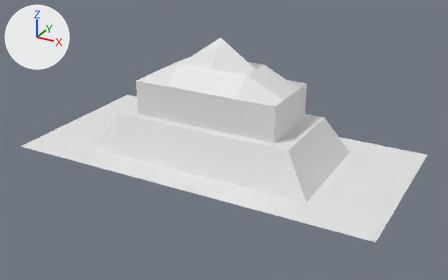
The OBJ model resources/Roof.obj, before and after one commit.
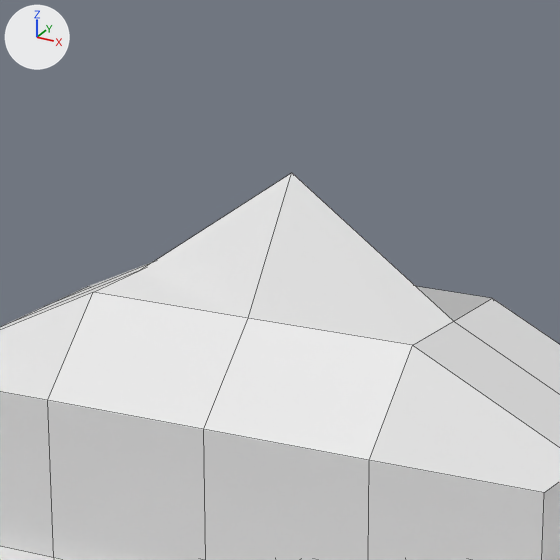
Each version appears first whole from a 50 mm camera at (0.927, -1.665, 0.874) aimed at (0.036, -0.045, 0.064), and next in a close-up on the part from 35% to 62% of the width and 0% to 43% of the height. Lighting does not change. The marker at upper left points along +X, +Y and +Z. The close-ups show mesh edges as thin lines. Where no turn or scale is listed for an object, it has been applied to the vertices.

The first close-up shows 'Roof'.
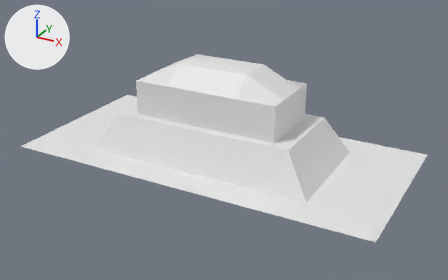
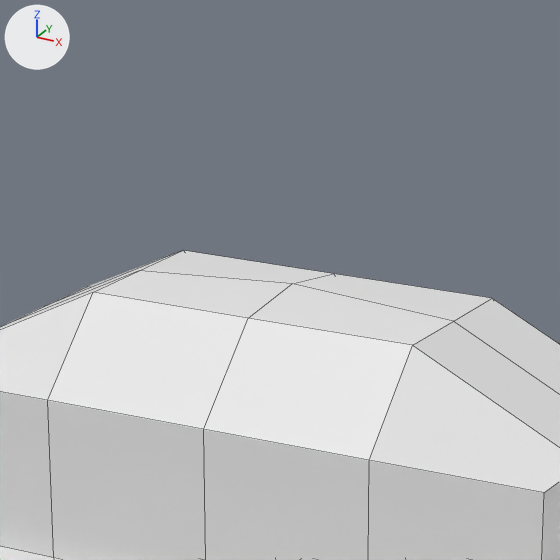
What changed in the scene script:
```text
Change me_roof:
    where me_roof.from_pydata(...)  # 161 vertices, 140 faces; spans x -0.617..0.617, y -0.301..0.301, z 0.0..0.388
    used by ob_roof; location = (0.0, 0.0, 0.0)
    me_roof part 1
    me_roof.vertices[148].co: (0.0, 0.0, 0.388) -> (0.0, 0.0, 0.311)  # pixel (291, 172) -> pixel (292, 283)
```

Location of each change, [x1, y1, x2, y2] in pixels of the close-ups (560 x 560 px; the box of a moved part takes in the faces that stretch with it):
'Roof', reshaped
    before: [0, 173, 560, 560]
    after: [0, 250, 560, 560]
part 1 of me_roof, moved or reshaped
    before: [93, 173, 492, 345]
    after: [93, 250, 492, 345]
